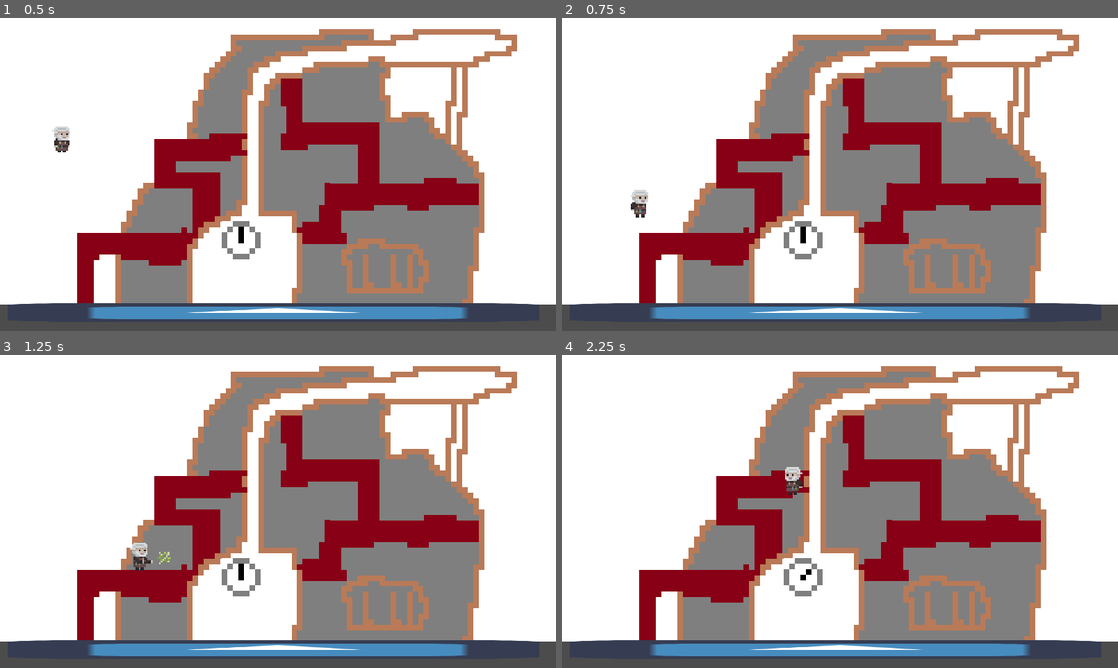
Above: before the commit, frames 1-4 (two rows, left to right).
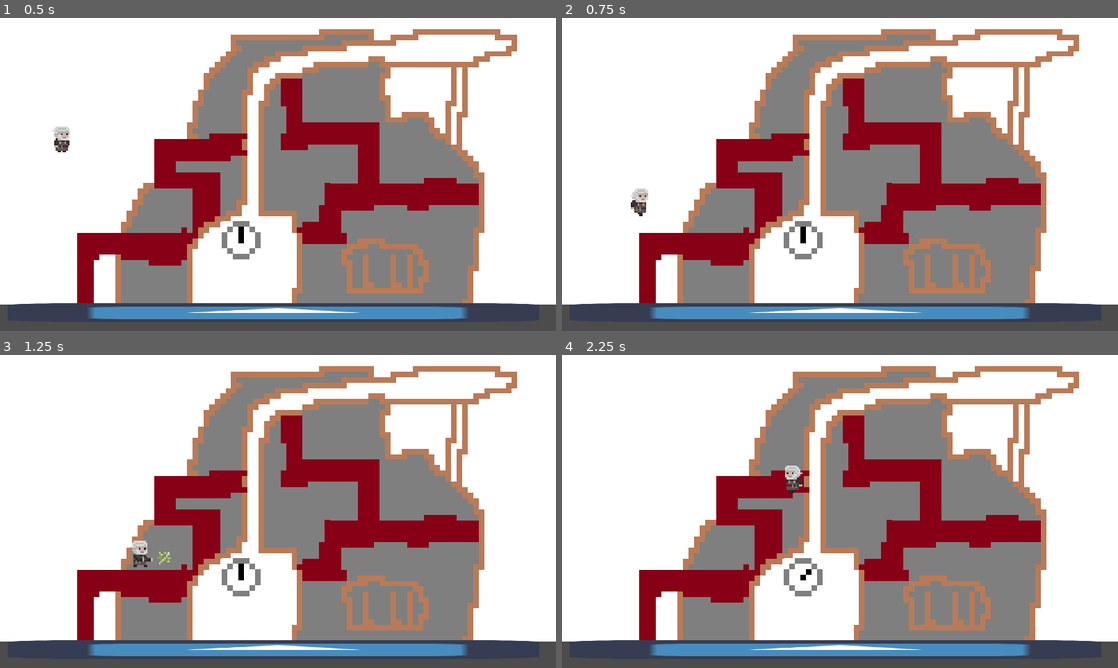
Above: after the commit, the same moments.

Repository: DerGernTod/minijam85
Game: Godot game, scene res://Main.tscn
Two runs of this game, one before a commit and one after it. Both use one fixed random seed, a clock stepped at 60 frames per second and the inputs below. The engine's default icon, where the game draws it, is replaced by a stand-in: a white triangle on a blue panel in a dark square.
Inputs:
- Up to frame 1 (0.5 s): no input
- Up to frame 2 (0.75 s): hold Right (ui_right) from 0.53 s (still down); tap Q (shoot) at 0.6 s
- Up to frame 3 (1.25 s): keep holding Right (ui_right); tap Space (ui_select) at 0.77 s
- Up to frame 4 (2.25 s): tap W (interact) at 1.35 s; tap Space (ui_select) at 1.52 s; tap Q (shoot) at 1.55, 2.1 s; release Right (ui_right) at 2.03 s; hold Left (ui_left) from 2.03 s (still down)

Frame 1 is identical in both runs. In frame 2, 0.2% of the frame differs, in the area x 12-16%, y 54-64%; in frame 3, 0.2%, in the area x 23-28%, y 59-69%; in frame 4, 0.2%.
Error before the commit: Invalid set index 'targetBody' (on base: 'null instance') with value of type 'KinematicBody2D (Player.gd)'. (res://level/Level.gd:11)

Commit message:
enemy start

Diff:
--- /dev/null
+++ b/enemy/Enemy.gd
@@ -0,0 +1,34 @@
+extends KinematicBody2D
+
+const STATES = {
+	"move_to_target": {
+		"update": "_update_state_move_to_target",
+		"complete": "_complete_state_move_to_target",
+	},
+	"manipulate_machine": {
+		"update": "_update_state_manipulate_machine",
+		"complete": "_complete_state_manipulate_machine",
+	},
+}
+var cur_state = STATES.move_to_target.update
+
+func _update_state_move_to_target(delta: float) -> void:
+	pass
+
+
+func _complete_state_move_to_target() -> void:
+	cur_state = STATES.manipulate_machine.update
+
+
+func _update_state_manipulate_machine(delta: float) -> void:
+	pass
+
+
+func _complete_state_manipulate_machine() -> void:
+	# search new target, then switch state
+	cur_state = STATES.move_to_target.update
+
+
+func _ready() -> void:
+	# chose one of tree's enemy paths
+	pass
--- /dev/null
+++ b/enemy/Enemy.tscn
@@ -0,0 +1,22 @@
+[gd_scene load_steps=4 format=2]
+
+[ext_resource path="res://player/PlayerSpriteFrames.tres" type="SpriteFrames" id=1]
+[ext_resource path="res://enemy/Enemy.gd" type="Script" id=2]
+
+[sub_resource type="CapsuleShape2D" id=1]
+radius = 31.5386
+height = 35.9604
+
+[node name="Enemy" type="KinematicBody2D"]
+script = ExtResource( 2 )
+
+[node name="AnimatedSprite" type="AnimatedSprite" parent="."]
+scale = Vector2( 6, 6 )
+frames = ExtResource( 1 )
+animation = "walk"
+frame = 6
+playing = true
+
+[node name="CollisionShape2D" type="CollisionShape2D" parent="."]
+position = Vector2( 2.82843, 42.78 )
+shape = SubResource( 1 )
--- a/level/Level.gd
+++ b/level/Level.gd
@@ -4,12 +4,10 @@
 # Declare member variables here. Examples:
 # var a: int = 2
 # var b: String = "text"
-onready var bad_guy = $"bad guy"
 onready var player = $Player
 # Called when the node enters the scene tree for the first time.
 func _ready() -> void:
-	bad_guy.targetBody = player
-
+	pass
 
 # Called every frame. 'delta' is the elapsed time since the previous frame.
 #func _process(delta: float) -> void:
--- a/player/Player.gd
+++ b/player/Player.gd
@@ -59,7 +59,7 @@
 	if is_on_floor() and Input.is_action_just_pressed("ui_select"):
 		velocity.y -= jump_power
 	if Input.is_action_just_pressed("shoot") and not lightning_active:
-		sprite.animation = "attack"
+		sprite.animation = "walk_attack"
 		_trigger_lightning()
 	if not lightning_active:
 		if abs(velocity.x) > 50:
--- a/player/Player.tscn
+++ b/player/Player.tscn
@@ -18,7 +18,8 @@
 position = Vector2( 0, -45 )
 scale = Vector2( 6, 6 )
 frames = ExtResource( 1 )
-animation = "fall"
+animation = "walk_attack"
+frame = 13
 playing = true
 
 [node name="CollisionShape2D" type="CollisionShape2D" parent="."]
--- a/player/PlayerSpriteFrames.tres
+++ b/player/PlayerSpriteFrames.tres
@@ -1,9 +1,10 @@
-[gd_resource type="SpriteFrames" load_steps=31 format=2]
+[gd_resource type="SpriteFrames" load_steps=46 format=2]
 
 [ext_resource path="res://player/player_walk.png" type="Texture" id=1]
 [ext_resource path="res://player/player.png" type="Texture" id=2]
 [ext_resource path="res://player/player_idle.png" type="Texture" id=3]
 [ext_resource path="res://player/player_attack.png" type="Texture" id=4]
+[ext_resource path="res://player/player_walk_attack.png" type="Texture" id=5]
 
 [sub_resource type="AtlasTexture" id=10]
 atlas = ExtResource( 3 )
@@ -104,6 +105,62 @@
 [sub_resource type="AtlasTexture" id=9]
 atlas = ExtResource( 1 )
 region = Rect2( 224, 0, 32, 32 )
+
+[sub_resource type="AtlasTexture" id=28]
+atlas = ExtResource( 5 )
+region = Rect2( 0, 0, 32, 32 )
+
+[sub_resource type="AtlasTexture" id=29]
+atlas = ExtResource( 5 )
+region = Rect2( 32, 0, 32, 32 )
+
+[sub_resource type="AtlasTexture" id=30]
+atlas = ExtResource( 5 )
+region = Rect2( 64, 0, 32, 32 )
+
+[sub_resource type="AtlasTexture" id=31]
+atlas = ExtResource( 5 )
+region = Rect2( 96, 0, 32, 32 )
+
+[sub_resource type="AtlasTexture" id=32]
+atlas = ExtResource( 5 )
+region = Rect2( 128, 0, 32, 32 )
+
+[sub_resource type="AtlasTexture" id=33]
+atlas = ExtResource( 5 )
+region = Rect2( 160, 0, 32, 32 )
+
+[sub_resource type="AtlasTexture" id=34]
+atlas = ExtResource( 5 )
+region = Rect2( 192, 0, 32, 32 )
+
+[sub_resource type="AtlasTexture" id=35]
+atlas = ExtResource( 5 )
+region = Rect2( 224, 0, 32, 32 )
+
+[sub_resource type="AtlasTexture" id=36]
+atlas = ExtResource( 5 )
+region = Rect2( 256, 0, 32, 32 )
+
+[sub_resource type="AtlasTexture" id=37]
+atlas = ExtResource( 5 )
+region = Rect2( 288, 0, 32, 32 )
+
+[sub_resource type="AtlasTexture" id=38]
+atlas = ExtResource( 5 )
+region = Rect2( 320, 0, 32, 32 )
+
+[sub_resource type="AtlasTexture" id=39]
+atlas = ExtResource( 5 )
+region = Rect2( 352, 0, 32, 32 )
+
+[sub_resource type="AtlasTexture" id=40]
+atlas = ExtResource( 5 )
+region = Rect2( 384, 0, 32, 32 )
+
+[sub_resource type="AtlasTexture" id=41]
+atlas = ExtResource( 5 )
+region = Rect2( 416, 0, 32, 32 )
 
 [sub_resource type="AtlasTexture" id=13]
 atlas = ExtResource( 3 )
@@ -136,6 +193,11 @@
 "name": "repair",
 "speed": 5.0
 }, {
+"frames": [ SubResource( 28 ), SubResource( 29 ), SubResource( 30 ), SubResource( 31 ), SubResource( 32 ), SubResource( 33 ), SubResource( 34 ), SubResource( 35 ), SubResource( 36 ), SubResource( 37 ), SubResource( 38 ), SubResource( 39 ), SubResource( 40 ), SubResource( 41 ) ],
+"loop": false,
+"name": "walk_attack",
+"speed": 10.0
+}, {
 "frames": [ SubResource( 13 ) ],
 "loop": true,
 "name": "fall",
Not shown, added: player/player_walk_attack.png.import
